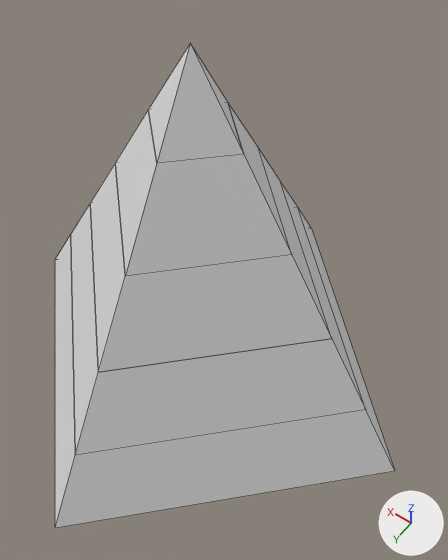
An edit to the FBX model pyramidGame/Assets/ArtAssets/BlenderAssets/mapPyramid.fbx, drawn before and after from the same camera.
Rendered twice from a camera (50 mm lens) standing at (-10.7, 12.9, 12.9) and looking at (-1.7, 0.3, -6.9). Lighting does not change. The marker at lower right points along +X, +Y and +Z. Mesh edges are drawn as thin lines. Where no turn or scale is listed for an object, it has been applied to the vertices.

The scene before the commit, as lines of its bpy script (objects in view):
```python
me_cone = bpy.data.meshes.new('Cone')
me_cone.from_pydata(...)  # 8 vertices, 6 faces; spans x -8.5..8.5, y -8.5..8.5, z -5.1..-1.6
me_cone_002 = bpy.data.meshes.new('Cone.002')
me_cone_002.from_pydata(...)  # 8 vertices, 6 faces; spans x -10.6..10.6, y -10.6..10.6, z -8.6..-5.1
me_cone_003 = bpy.data.meshes.new('Cone.003')
me_cone_003.from_pydata(...)  # 5 vertices, 5 faces; spans x -1.99..1.99, y -1.92..1.97, z 5.43..8.61
me_cone_004 = bpy.data.meshes.new('Cone.004')
me_cone_004.from_pydata(...)  # 8 vertices, 6 faces; spans x -4.15..4.15, y -4.1..4.13, z 1.92..5.43
me_cone_005 = bpy.data.meshes.new('Cone.005')
me_cone_005.from_pydata(...)  # 8 vertices, 6 faces; spans x -6.31..6.31, y -6.28..6.3, z -1.59..1.92
ob_level0 = bpy.data.objects.new('Level0', me_cone_003)
ob_level0.location = (-0.25, -0.06, -5.76)
ob_level1 = bpy.data.objects.new('Level1', me_cone_004)
ob_level1.location = (-0.25, -0.06, -5.76)
ob_level2 = bpy.data.objects.new('Level2', me_cone_005)
ob_level2.location = (-0.25, -0.06, -5.76)
ob_level3 = bpy.data.objects.new('Level3', me_cone)
ob_level3.location = (-0.25, -0.06, -5.76)
ob_level4 = bpy.data.objects.new('Level4', me_cone_002)
ob_level4.location = (-0.25, -0.06, -5.76)
```
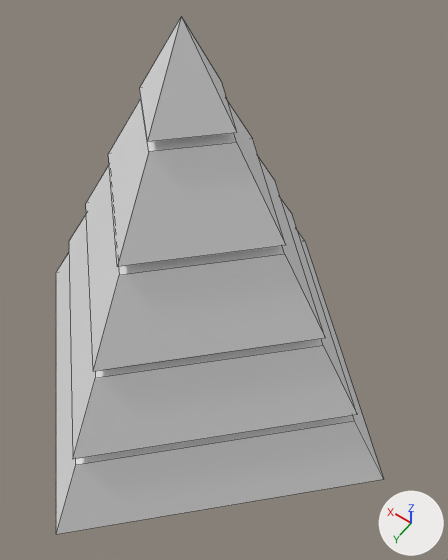
The edits, one by one:
me_cone_005 has 8 vertices, 6 faces and spans x -6.31..6.31, y -6.28..6.3, z -1.59..1.92.
me_cone_005 is used by ob_level2; location (-0.25, -0.06, -5.76).
me_cone_005 part 2: the whole mesh is moved by (0.0, -0.01, -5.54).
me_cone_004 has 8 vertices, 6 faces and spans x -4.15..4.15, y -4.1..4.13, z 1.92..5.43.
me_cone_004 is used by ob_level1; location (-0.25, -0.06, -5.76).
me_cone_004 part 4: the whole mesh is moved by (0.0, -0.01, -5.29).
me_cone has 8 vertices, 6 faces and spans x -8.5..8.5, y -8.5..8.5, z -5.1..-1.6.
me_cone is used by ob_level3; location (-0.25, -0.06, -5.76).
me_cone part 5: the whole mesh is moved by (0.0, 0.0, -5.9).
me_cone_003 has 5 vertices, 5 faces and spans x -1.99..1.99, y -1.92..1.97, z 5.43..8.61.
me_cone_003 is used by ob_level0; location (-0.25, -0.06, -5.76).
me_cone_003 part 1: the whole mesh is moved by (0.0, -0.01, -5.09).
me_cone_002 has 8 vertices, 6 faces and spans x -10.6..10.6, y -10.6..10.6, z -8.6..-5.1.
me_cone_002 is used by ob_level4; location (-0.25, -0.06, -5.76).
me_cone_002 part 3: the whole mesh is moved by (0.0, 0.0, -6.4).
Object 'Level2' (ob_level2) moves from (-0.25, -0.06, -5.76) to (0.0, 0.0, -0.31).
Object 'Level1' (ob_level1) moves from (-0.25, -0.06, -5.76) to (0.0, 0.0, -0.08).
Object 'Level3' (ob_level3) moves from (-0.25, -0.06, -5.76) to (0.0, 0.0, -0.49).
Object 'Level0' (ob_level0) moves from (-0.25, -0.06, -5.76) to (0.0, 0.0, 0.11).
Object 'Level4' (ob_level4) moves from (-0.25, -0.06, -5.76) to (0.0, 0.0, -0.66).

What differs and where, as boxes [x1, y1, x2, y2] in the pictures (448 x 560 px):
'Level4', moved
    before: [55, 209, 395, 528]
    after: [56, 232, 383, 534]
'Level3', moved
    before: [71, 183, 366, 455]
    after: [69, 200, 357, 459]
'Level2', moved
    before: [90, 150, 332, 372]
    after: [86, 159, 325, 371]
'Level1', moved
    before: [115, 104, 292, 276]
    after: [108, 98, 286, 266]
'Level0', moved
    before: [148, 44, 244, 163]
    after: [139, 17, 237, 142]
